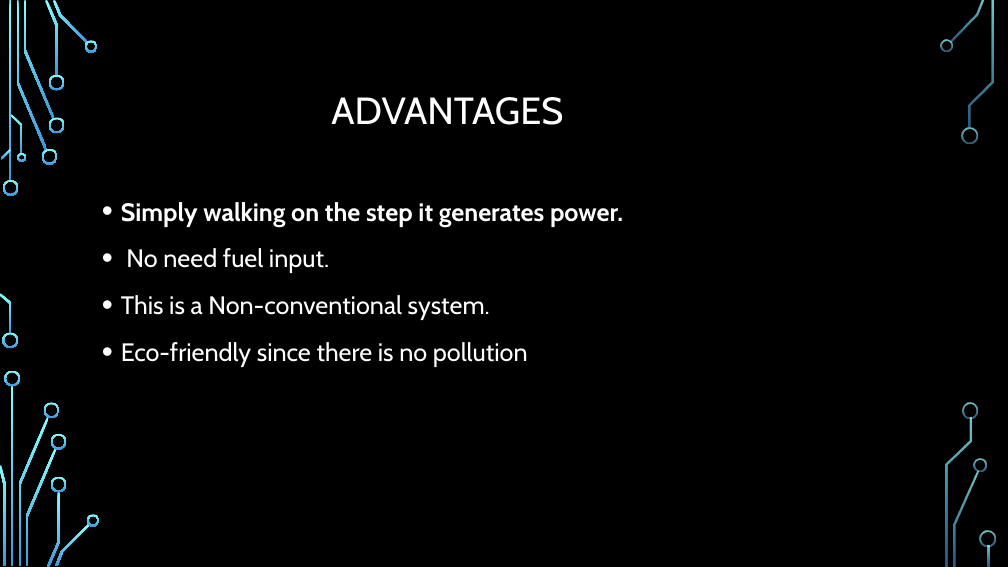
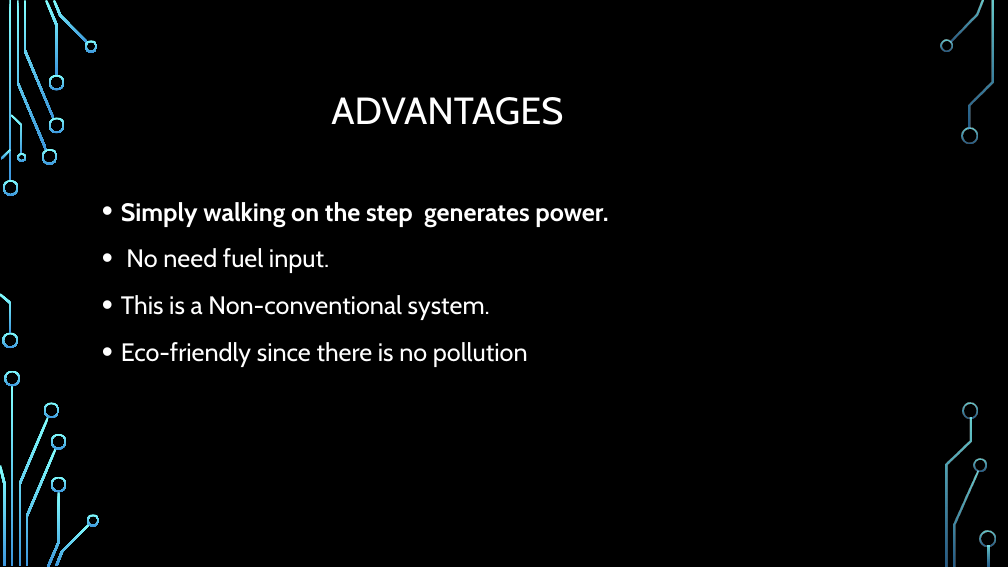
Before and after one commit to Abbashozefa/MINI-PROJECT-SEM1, a slide deck: slide 8 of mini project sem 1.pptx. Drawn at 1008x567 pixels with LibreOffice and Linux fonts; fonts in the diff are those of the drawing; background and template pictures are left out. Boxes give left, top, right and bottom in pixels: in the first picture for what was removed or moved away, otherwise in the second. Text is boxed around its words. In the diff, an @@ line names an element or a change of style, - is before the commit and + after.

```diff
--- a/mini project sem 1.pptx
+++ b/mini project sem 1.pptx
@@ text at (x1=121, y1=202, x2=608, y2=227): text changed @@
-• Simply walking on the step it generates power.
+• Simply walking on the step generates power.
```
Also in this commit, not shown: 1 other slide changed.
